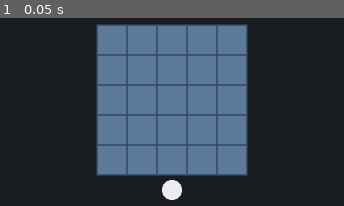
Above: before the commit, frame 1.
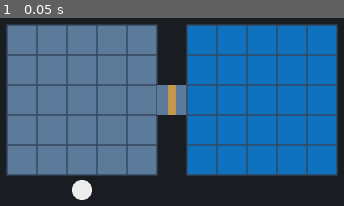
Above: after the commit, the same moment.

Repository: ryanshumway/GDScriptGame
Game: Godot game, scene res://scenes/main.tscn
The game is run twice, just before and just after one commit, with the same random seed, the same clock (stepped at 60 frames per second) and the same inputs.
Inputs:
- Up to frame 1 (0.05 s): no input

The runs differ from the first frame. In frame 1, 62% of the frame differs, in the area x 1-99%, y 3-97%.

Commit message:
Step 4: add a second room connected by a door tile
Co-Authored-By: Claude Opus 5.5 <noreply@anthropic.com>

Diff:
--- /dev/null
+++ b/scenes/door.tscn
@@ -0,0 +1,6 @@
+[gd_scene format=3]
+
+[ext_resource type="Script" path="res://scripts/door.gd" id="1_door"]
+
+[node name="Door" type="Node2D"]
+script = ExtResource("1_door")
--- a/scenes/main.tscn
+++ b/scenes/main.tscn
@@ -1,15 +1,23 @@
-[gd_scene format=3]
+[gd_scene format=3 uid="uid://2w1b3rvyixdf"]
 
 [ext_resource type="PackedScene" path="res://scenes/room.tscn" id="1_room"]
 [ext_resource type="PackedScene" path="res://scenes/crew_member.tscn" id="2_crew"]
-[ext_resource type="Script" path="res://scripts/floorplan.gd" id="3_floorplan"]
+[ext_resource type="Script" uid="uid://3k5y3plf08ei" path="res://scripts/floorplan.gd" id="3_floorplan"]
+[ext_resource type="PackedScene" path="res://scenes/door.tscn" id="4_door"]
 
-[node name="Main" type="Node2D"]
+[node name="Main" type="Node2D" unique_id=972698724]
 
-[node name="Floorplan" type="Node2D" parent="."]
-position = Vector2(520, 240)
+[node name="Floorplan" type="Node2D" parent="." unique_id=1029495219]
+position = Vector2(376, 240)
 script = ExtResource("3_floorplan")
 
-[node name="Room" parent="Floorplan" instance=ExtResource("1_room")]
+[node name="RoomA" parent="Floorplan" unique_id=1910505481 instance=ExtResource("1_room")]
 
-[node name="CrewMember" parent="Floorplan" instance=ExtResource("2_crew")]
+[node name="Door" parent="Floorplan" unique_id=2146108278 instance=ExtResource("4_door")]
+grid_position = Vector2i(5, 2)
+
+[node name="RoomB" parent="Floorplan" unique_id=1903882479 instance=ExtResource("1_room")]
+grid_position = Vector2i(6, 0)
+floor_color = Color(0.057787344, 0.44611079, 0.74820185, 1)
+
+[node name="CrewMember" parent="Floorplan" unique_id=1427045653 instance=ExtResource("2_crew")]
--- /dev/null
+++ b/scripts/door.gd
@@ -0,0 +1,26 @@
+class_name Door
+extends Node2D
+## A single walkable tile that connects two rooms.
+
+## Which floorplan tile the door sits on.
+@export var grid_position := Vector2i(0, 0)
+@export var color := Color(0.78, 0.6, 0.3)
+## Color of the passage around the door.
+@export var floor_color := Color(0.36, 0.48, 0.6)
+## How wide the door bar is, in pixels. A tile is 48.
+@export var door_width := 12.0
+
+
+func _ready() -> void:
+	position = Vector2(grid_position * Room.TILE_SIZE)
+
+
+func _draw() -> void:
+	var size := Room.TILE_SIZE
+	draw_rect(Rect2(0, 0, size, size), floor_color)
+	draw_rect(Rect2((size - door_width) / 2, 0, door_width, size), color)
+
+
+## True if a floorplan tile is this door's tile.
+func has_tile(tile: Vector2i) -> bool:
+	return tile == grid_position
--- a/scripts/floorplan.gd
+++ b/scripts/floorplan.gd
@@ -1,12 +1,24 @@
 extends Node2D
 ## Coordinates the rooms and crew: turns the player's clicks into orders.
 
-@onready var room: Room = $Room
 @onready var crew_member: CrewMember = $CrewMember
 
 
 func _unhandled_input(event: InputEvent) -> void:
 	if event is InputEventMouseButton and event.button_index == MOUSE_BUTTON_RIGHT and event.pressed:
-		var tile := room.pixels_to_tile(room.get_local_mouse_position())
-		if room.has_tile(tile):
+		var tile := pixels_to_tile(get_local_mouse_position())
+		if is_walkable(tile):
 			crew_member.walk_to(tile)
+
+
+## Returns the floorplan tile under a pixel position, measured from the floorplan's top-left.
+func pixels_to_tile(pixels: Vector2) -> Vector2i:
+	return Vector2i((pixels / Room.TILE_SIZE).floor())
+
+
+## True if a tile is inside any room or door.
+func is_walkable(tile: Vector2i) -> bool:
+	for child in get_children():
+		if (child is Room or child is Door) and child.has_tile(tile):
+			return true
+	return false
--- a/scripts/room.gd
+++ b/scripts/room.gd
@@ -6,10 +6,16 @@
 ## needs to convert between tiles and pixels.
 const TILE_SIZE := 48
 
+## Where the room's top-left tile sits on the floorplan grid.
+@export var grid_position := Vector2i(0, 0)
 ## How many tiles wide (x) and tall (y) the room is.
 @export var size_in_tiles := Vector2i(5, 5)
 @export var floor_color := Color(0.36, 0.48, 0.6)
 @export var grid_line_color := Color(0.2, 0.27, 0.35)
+
+
+func _ready() -> void:
+	position = Vector2(grid_position * TILE_SIZE)
 
 
 func _draw() -> void:
@@ -20,11 +26,6 @@
 			draw_rect(tile_rect, grid_line_color, false, 2.0)
 
 
-## Returns the tile under a pixel position, measured from the room's top-left.
-func pixels_to_tile(pixels: Vector2) -> Vector2i:
-	return Vector2i((pixels / TILE_SIZE).floor())
-
-
-## True if the tile is inside this room.
+## True if a floorplan tile is inside this room.
 func has_tile(tile: Vector2i) -> bool:
-	return Rect2i(Vector2i.ZERO, size_in_tiles).has_point(tile)
+	return Rect2i(grid_position, size_in_tiles).has_point(tile)
Not shown, added: scripts/door.gd.uid
Not shown, changed: LEARNING.md
